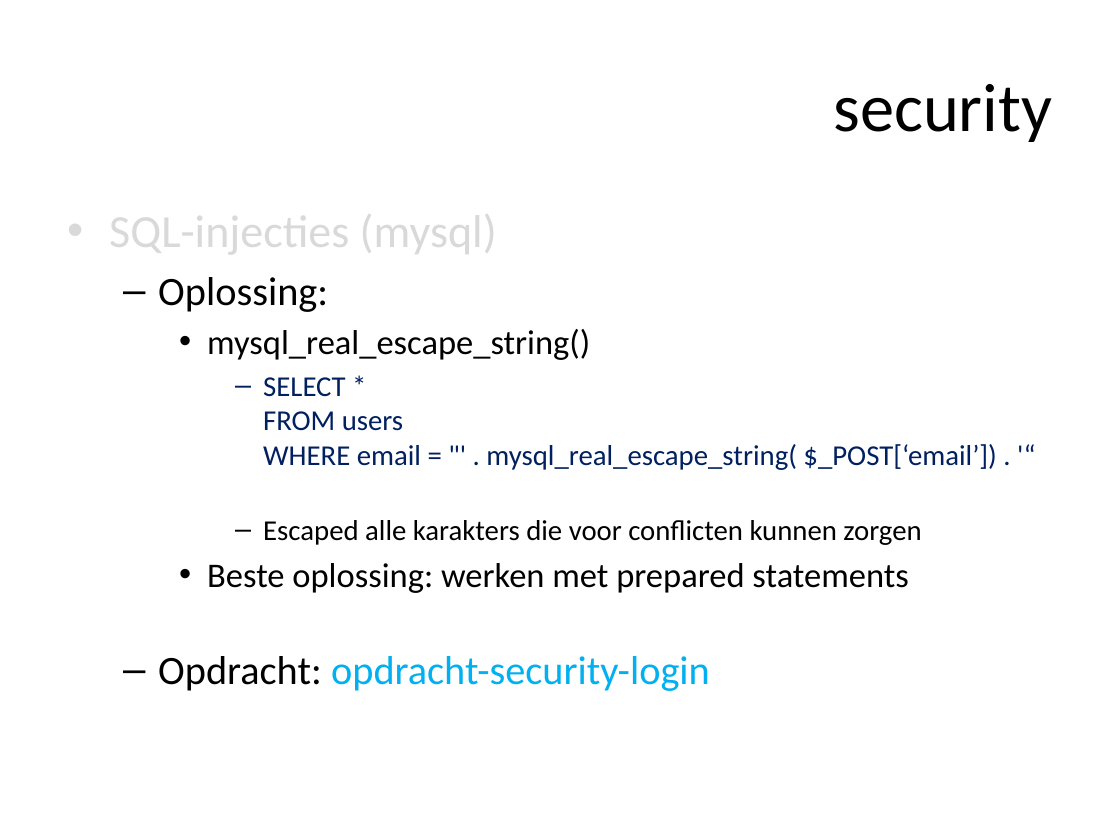
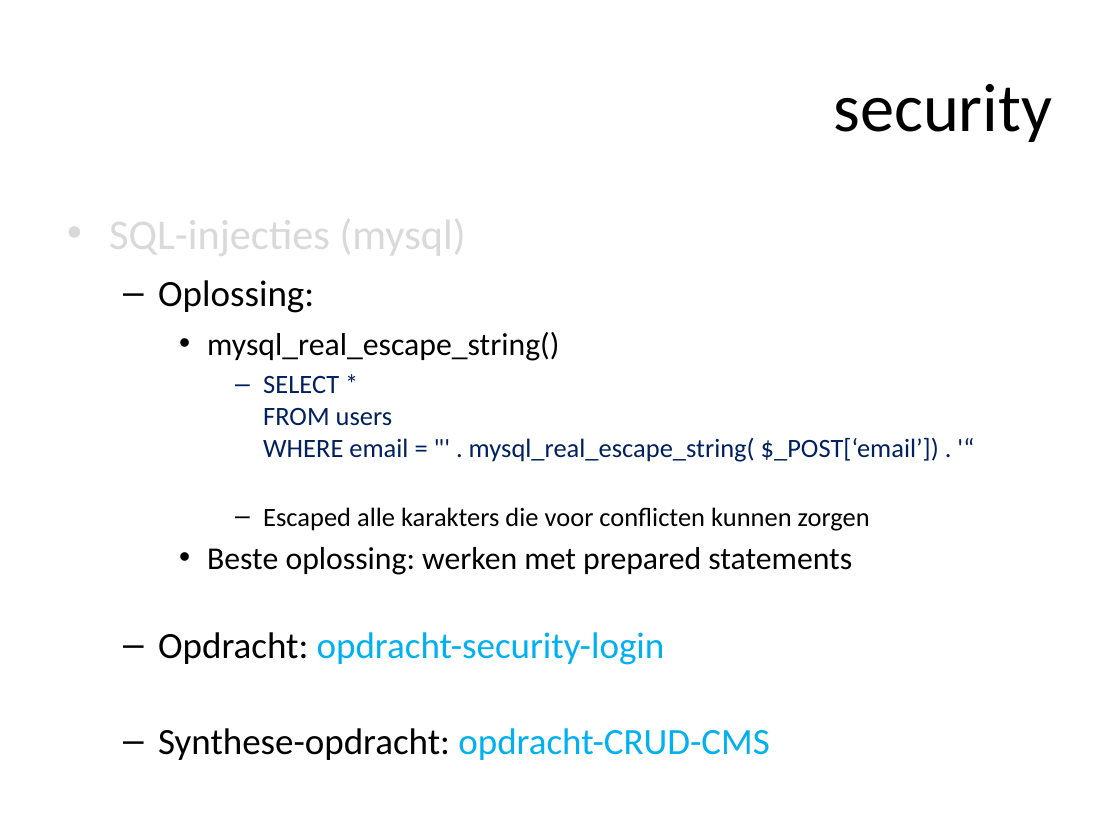
Before and after one commit to ajkea/web-backend-1, a slide deck: slide 176 of public/cursus/web-backend-cursus.pptx. Drawn at 1120x840 pixels with LibreOffice and Linux fonts; fonts in the diff are those of the drawing. Boxes give left, top, right and bottom in pixels: in the first picture for what was removed or moved away, otherwise in the second. Text is boxed around its words. In the diff, an @@ line names an element or a change of style, - is before the commit and + after.

Commit message:
add opdracht file upload

```diff
--- a/public/cursus/web-backend-cursus.pptx
+++ b/public/cursus/web-backend-cursus.pptx
@@ text at (109,209,939,665): size 29.6 to 27.2 pt in "SQL-injecties (mysql)"; size 25.9 to 23.8 pt in "Oplossing:", "Opdracht: opdracht-security-login"; size 22.2 to 20.4 pt in "mysql_real_escape_string()", "Beste oplossing: werken met prepared statements"; size 18.5 to 17 pt in "SELECT * FROM users WHERE email = ...", "Escaped alle karakters die voor conflicten kunnen ..."; line spacing 1 to 1.1 @@
@@ text at (158,728,769,760): paragraph added @@
+  – Synthese-opdracht: opdracht-CRUD-CMS
```
Also in this commit, not shown: 1 other slide changed, 32 other files.
